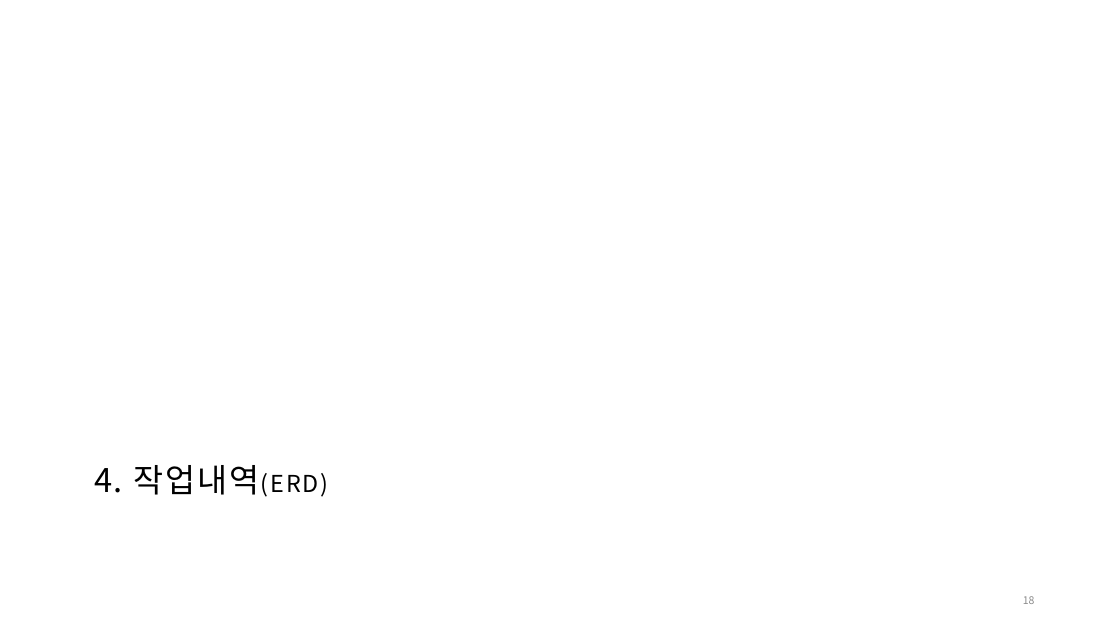
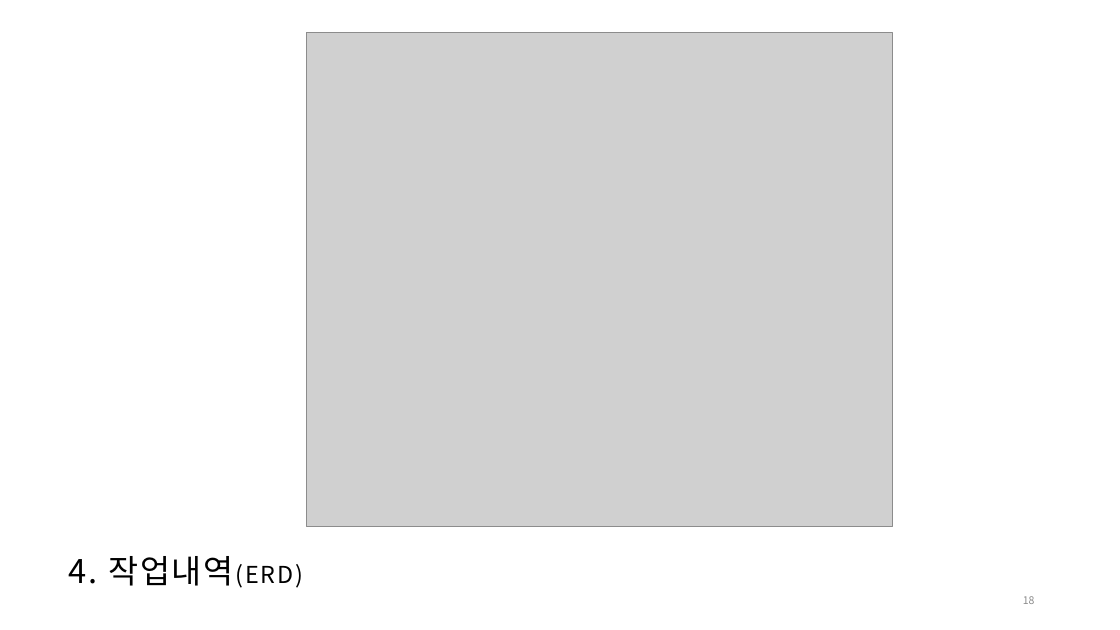
Before and after one commit to SleepingAlbaricoque/swiftER, a slide deck: slide 18 of swiftER 발표보고서.pptx. Drawn at 1120x630 pixels with LibreOffice and Linux fonts; fonts in the diff are those of the drawing; grey boxes stand for pictures; background and template pictures are left out. Boxes give left, top, right and bottom in pixels: in the first picture for what was removed or moved away, otherwise in the second. Text is boxed around its words. In the diff, an @@ line names an element or a change of style, - is before the commit and + after.

```diff
--- a/swiftER 발표보고서.pptx
+++ b/swiftER 발표보고서.pptx
@@ picture added at [307,33,892,527] @@
@@ title "4. 작업내역(ERD)": place and size @@
-title "4. 작업내역(ERD)" at [94,465,328,497]
+title "4. 작업내역(ERD)" at [69,556,303,588]
```
Also in this commit, not shown: 1 other file.
